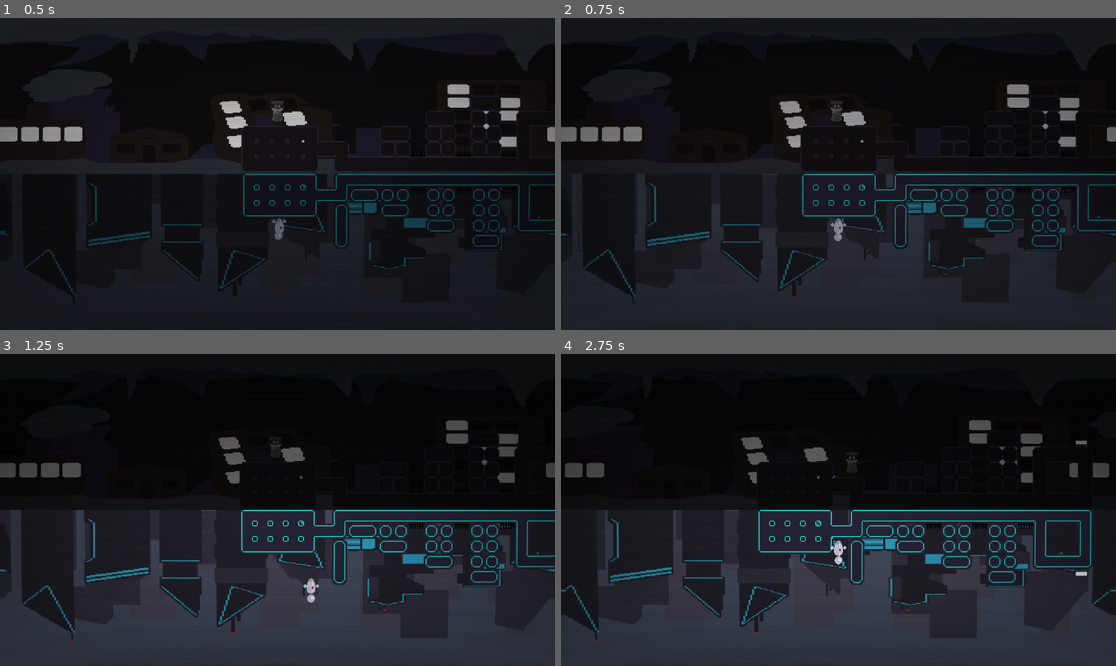
Above: before the commit, frames 1-4 (two rows, left to right).
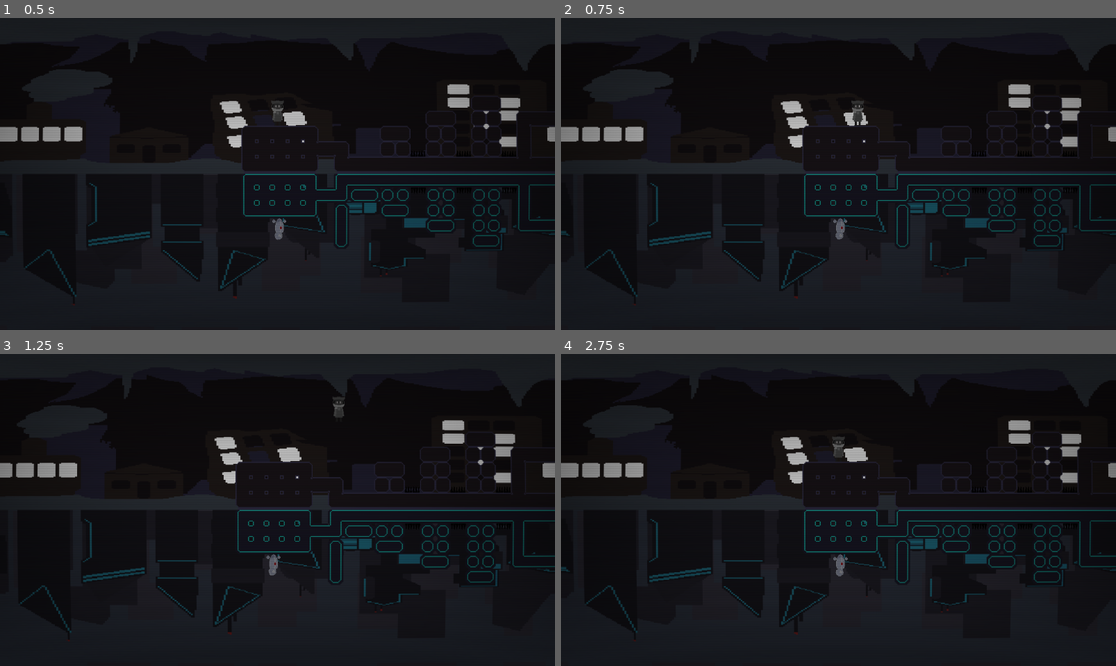
Above: after the commit, the same moments.

Repository: miniaturity/campfire-nyc
Game: Godot game, scene res://scenes/levels/level0.tscn
The game is run twice, just before and just after one commit, with the same random seed, the same clock (stepped at 60 frames per second) and the same inputs.
Inputs:
- Up to frame 1 (0.5 s): no input
- Up to frame 2 (0.75 s): hold D (move_right) from 0.53 s (still down); hold E (switch_controls) from 0.53 s (still down)
- Up to frame 3 (1.25 s): keep holding D (move_right); keep holding E (switch_controls); tap Space (jump) at 0.77 s
- Up to frame 4 (2.75 s): release E (switch_controls) at 1.28 s; tap E (switch_controls) at 1.35 s; tap Space (jump) at 1.52 s; release D (move_right) at 2.03 s; hold A (move_left) from 2.03 s (still down); hold E (switch_controls) from 2.03 s (still down)

Frame 1 is identical in both runs. In frame 2, 5.2% of the frame differs, in the area x 0-100%, y 8-93%; in frame 3, 33%; in frame 4, 36%, in the area x 0-100%, y 6-100%.

Commit message:
Removed redundant control switcher autoload
In favor of the level handler

Diff:
--- a/project.godot
+++ b/project.godot
@@ -23,7 +23,6 @@
 
 [autoload]
 
-ControlSwitchet="uid://clhx6kogjdnaw"
 GameManager="*uid://cgrwydxnjg60m"
 
 [editor_plugins]
--- a/src/control_switchet.gd
+++ /dev/null
@@ -1,31 +0,0 @@
-# I meant to call this "control_switcher" but I mistyped and now its "control_switchet"
-# let's keep it like that
-extends Node
-
-func disable():
-	var player = get_tree().current_scene.get_node("StarviaPlayer")
-	var robot = get_tree().current_scene.get_node("RobotPlayer")
-	player.in_control = !player.in_control
-	robot.in_control = !robot.in_control
-
-func _unhandled_input(event: InputEvent) -> void:
-	if event.is_action_pressed("switch_controls"):
-		get_viewport().set_input_as_handled()
-
-		var player = get_tree().current_scene.get_node("StarviaPlayer")
-		var robot = get_tree().current_scene.get_node("RobotPlayer")
-
-		player.goal_reached.connect(disable)
-		robot.goal_reached.connect(disable)
-
-		if not player or not robot:
-			push_error("Cannot find Player obj or Robot obj! They need to be top level objects in the scene!")
-			return
-
-		player.in_control = !player.in_control
-		robot.in_control = !robot.in_control
-
-		if robot.in_control:
-			robot.play_wake_anim()
-		else:
-			robot.play_sleep_anim()
Not shown, removed: src/control_switchet.gd.uid
